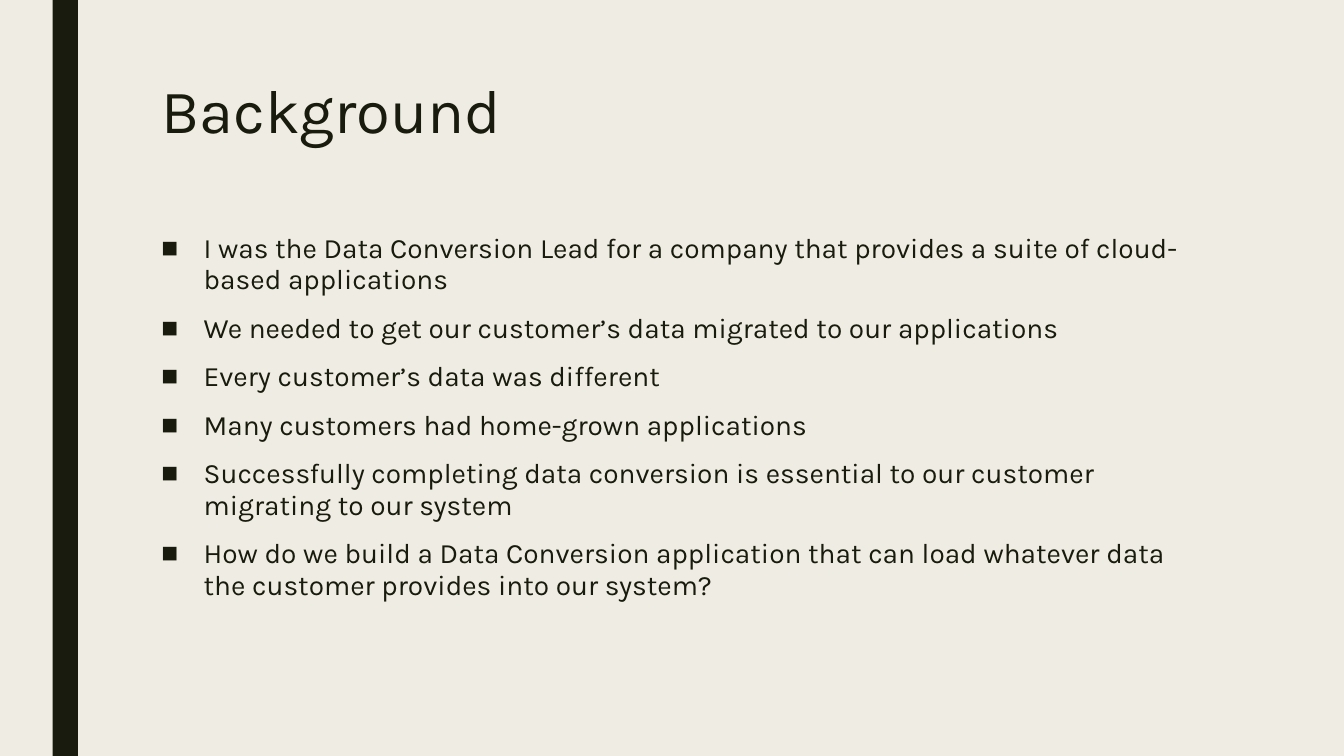
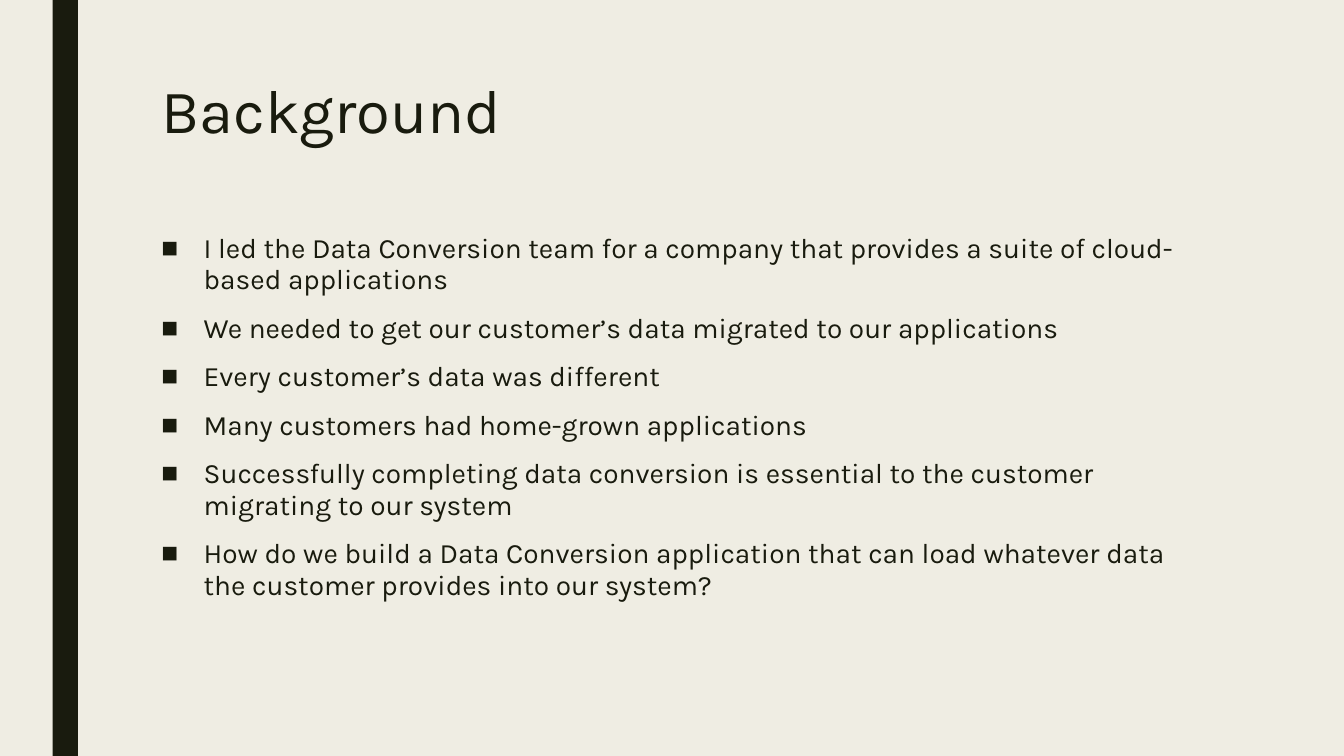
Before and after one commit to agent86ray/PowerShell-ETL-Framework, a slide deck: slide 2 of Powershell ETL framework.pptx. Drawn at 1344x756 pixels with LibreOffice and Linux fonts; fonts in the diff are those of the drawing. Boxes give left, top, right and bottom in pixels: in the first picture for what was removed or moved away, otherwise in the second. Text is boxed around its words. In the diff, an @@ line names an element or a change of style, - is before the commit and + after.

```diff
--- a/Powershell ETL framework.pptx
+++ b/Powershell ETL framework.pptx
@@ text at (204, 238, 1173, 296): text changed @@
-■ I was the Data Conversion Lead for a company that provides a suite of cloud-based applications
+■ I led the Data Conversion team for a company that provides a suite of cloud-based applications
@@ text at (204, 463, 1094, 522): text changed @@
-■ Successfully completing data conversion is essential to our customer migrating to our system
+■ Successfully completing data conversion is essential to the customer migrating to our system
```
Also in this commit, not shown: 3 other slides changed, 2 slides added, 1 slide removed.
